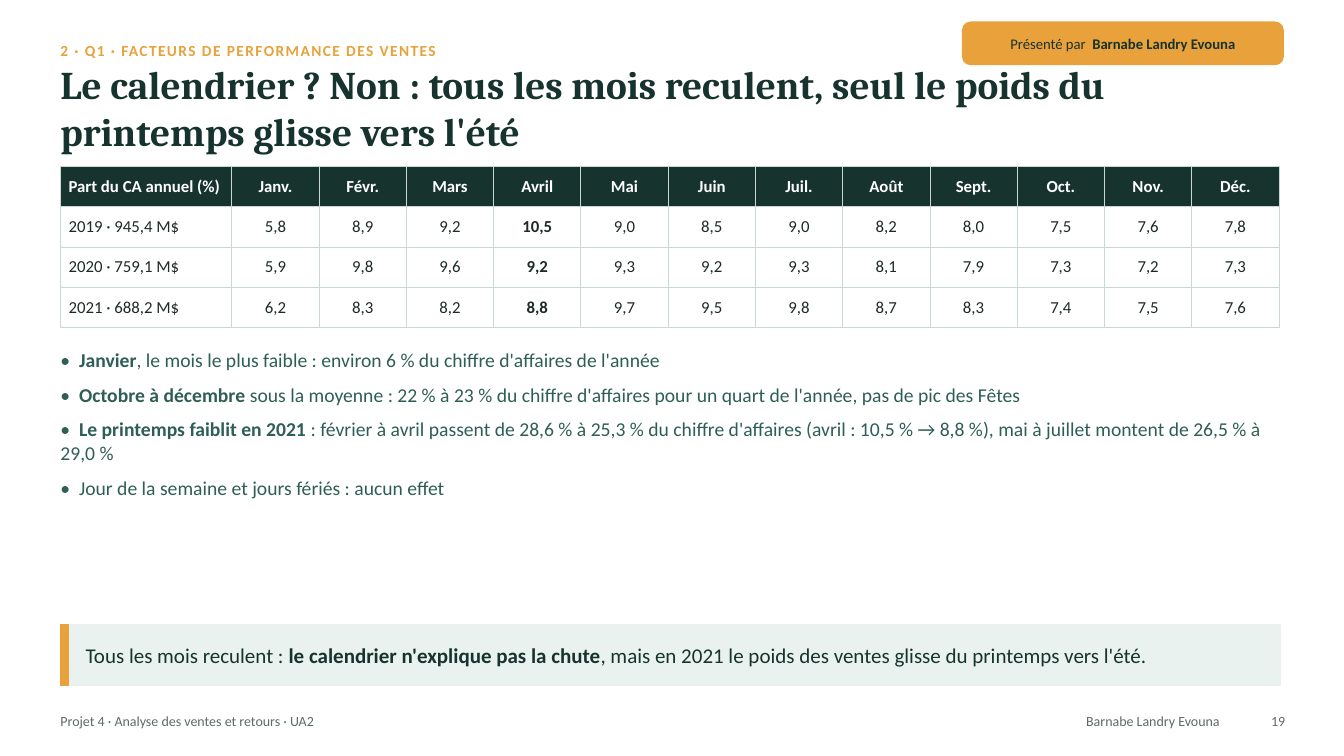
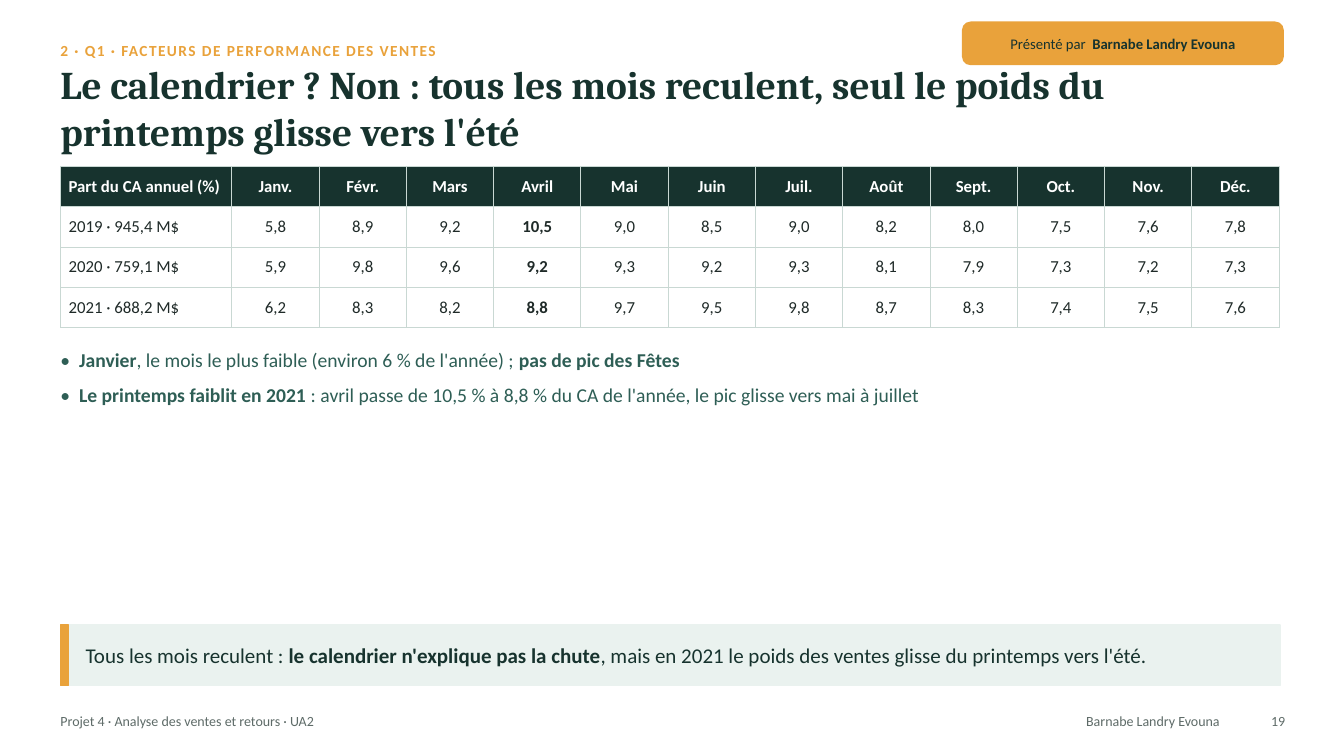
Before and after one commit to lezoul/projet4-contoso, a slide deck: slide 19 of reports/presentations/UA2_presentation_L3_L4.pptx. Drawn at 1344x756 pixels with LibreOffice and Linux fonts; fonts in the diff are those of the drawing. Boxes give left, top, right and bottom in pixels: in the first picture for what was removed or moved away, otherwise in the second. Text is boxed around its words. In the diff, an @@ line names an element or a change of style, - is before the commit and + after.

```diff
--- a/reports/presentations/UA2_presentation_L3_L4.pptx
+++ b/reports/presentations/UA2_presentation_L3_L4.pptx
@@ text at [79, 353, 919, 406]: text changed @@
-• Janvier, le mois le plus faible : environ 6 % du chiffre d'affaires de l'année
-• Octobre à décembre sous la moyenne : 22 % à 23 % du chiffre d'affaires pour un quart de l'année, pas de pic des Fêtes
-• Le printemps faiblit en 2021 : février à avril passent de 28,6 % à 25,3 % du chiffre d'affaires (avril : 10,5 % → 8,8 %), mai à juillet montent de 26,5 % à 29,0 %
-• Jour de la semaine et jours fériés : aucun effet
+• Janvier, le mois le plus faible (environ 6 % de l'année) ; pas de pic des Fêtes
+• Le printemps faiblit en 2021 : avril passe de 10,5 % à 8,8 % du CA de l'année, le pic glisse vers mai à juillet
```
Also in this commit, not shown: 9 other slides changed.
